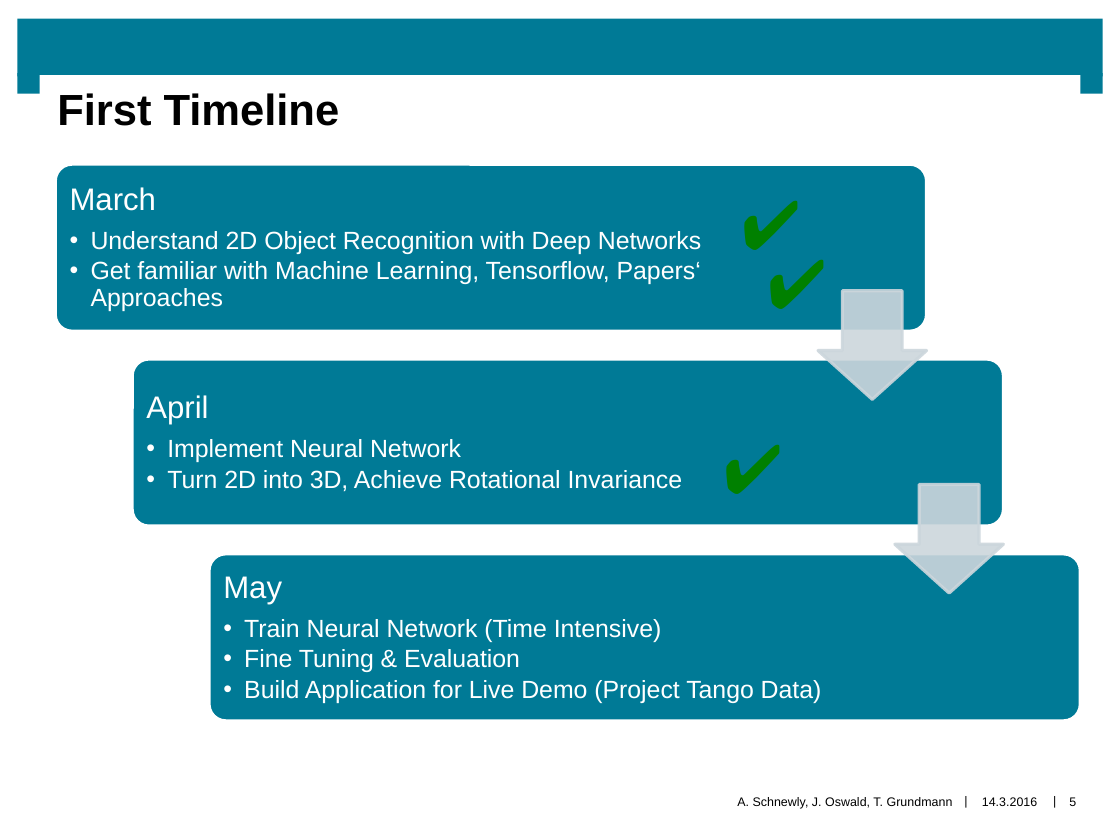
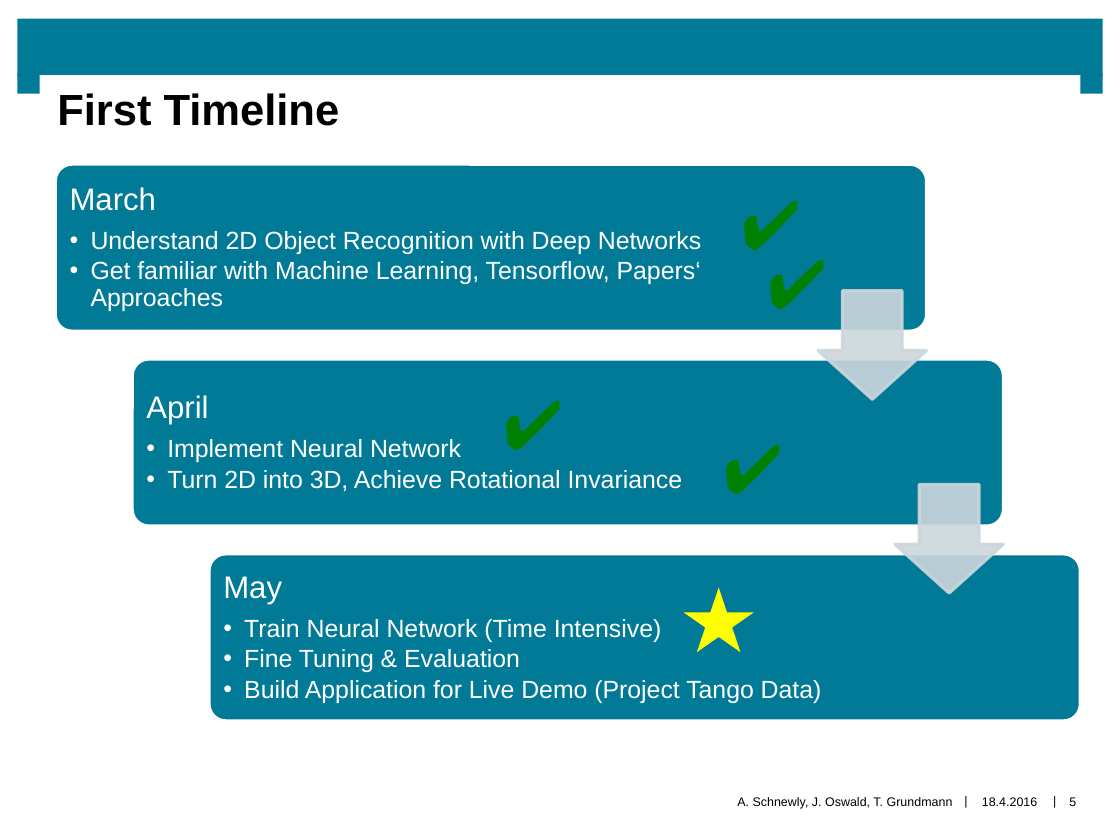
Before and after one commit to AICAE/Deep-3D-Obj-Recognition, a slide deck: slide 5 of Midterm Presentation/präsi.pptx. Drawn at 1120x840 pixels with LibreOffice and Linux fonts; fonts in the diff are those of the drawing; background and template pictures are left out. Boxes give left, top, right and bottom in pixels: in the first picture for what was removed or moved away, otherwise in the second. Text is boxed around its words. In the diff, an @@ line names an element or a change of style, - is before the commit and + after.

```diff
--- a/Midterm Presentation/präsi.pptx
+++ b/Midterm Presentation/präsi.pptx
@@ text added at [492,376,631,470], 44 pt, text #008000 @@
+✔
@@ star added at [683,588,754,653], fill #FFFF00 @@
@@ text at [982,797,1037,806]: text changed @@
-14.3.2016
+18.4.2016
```
Also in this commit, not shown: 6 other slides changed.
